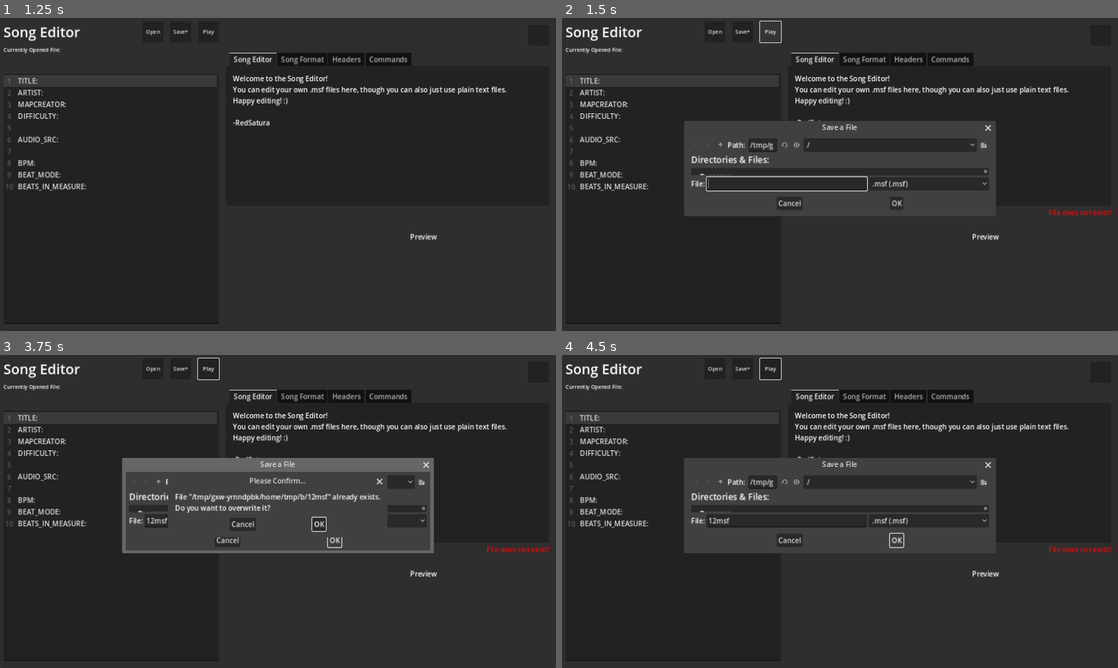
Above: before the commit, frames 1-4 (two rows, left to right).
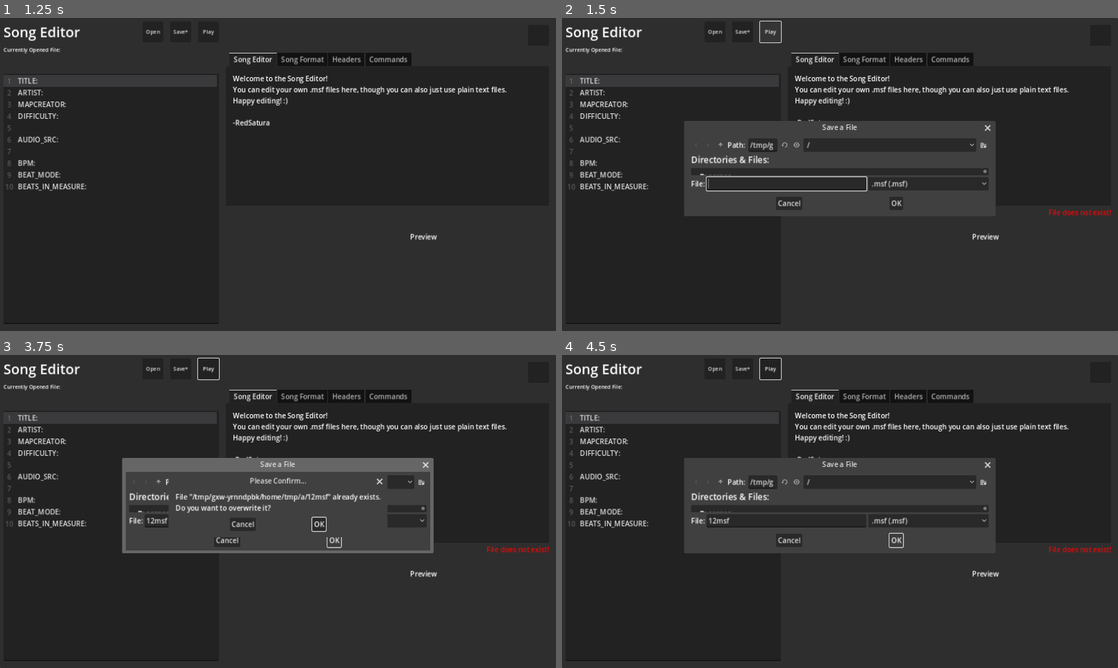
Above: after the commit, the same moments.

Repository: RedSatura/rhythm-game-3
Game: Godot game, scene res://scenes/title/title_screen.tscn
Two runs of this game, one before a commit and one after it. Both use one fixed random seed, a clock stepped at 60 frames per second and the inputs below.
Inputs (mouse positions are in pixels of both pictures, inside the frame that each line leads up to):
- Up to frame 1 (1.25 s): click "Edit a Song" at 0.5 s
- Up to frame 2 (1.5 s): click "Play" at 1.25 s
- Up to frame 3 (3.75 s): click (222, 520) at 2.02 s; type "12" at 2.1 s; click "Play" at 2.75 s; click "OK" at 3.5 s
- Up to frame 4 (4.5 s): click "OK" at 4.25 s

Frame 1 is identical in both runs. In frame 2, 0.2% of the frame differs, in the area x 38-78%, y 34-61%; in frame 3, 0.6%, in the area x 30-78%, y 32-64%; in frame 4, 0.2%.

Commit message:
change editor file picker root subfolders

Diff:
--- a/scenes/editor/song_editor.tscn
+++ b/scenes/editor/song_editor.tscn
@@ -75,12 +75,14 @@
 ok_button_text = "Open"
 file_mode = 0
 access = 2
+root_subfolder = "/storage/emulated/0"
 filters = PackedStringArray("*.msf", "*.txt")
 
 [node name="NewSongSaver" type="FileDialog" parent="."]
 initial_position = 1
 size = Vector2i(638, 159)
 access = 2
+root_subfolder = "/storage/emulated/0/storage/emulated/0"
 filters = PackedStringArray(".msf")
 
 [node name="Save" type="Button" parent="."]
